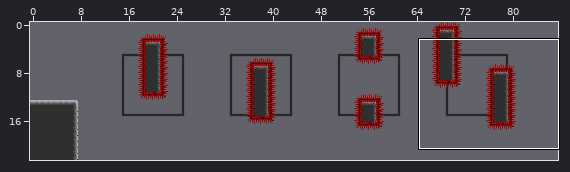
Two versions of a level (Tiled map (JSON), Bin/Levels/Level_24.json). Above: a wide view before the commit, with the close-up outlined.
Close-up. Old version:
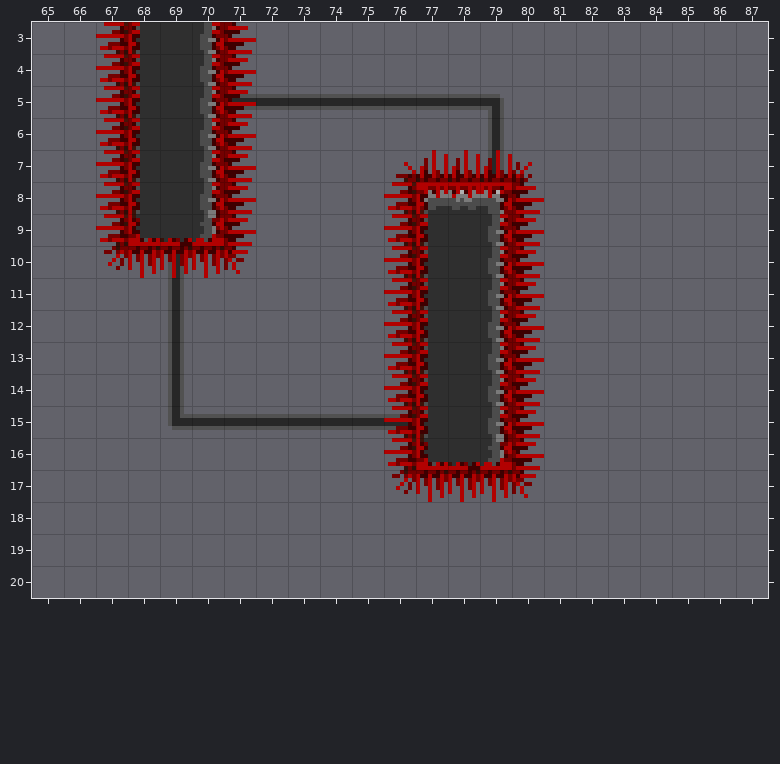
Cells are 8x8 px. Shown: x 65..87, y 3..20.
After the commit:
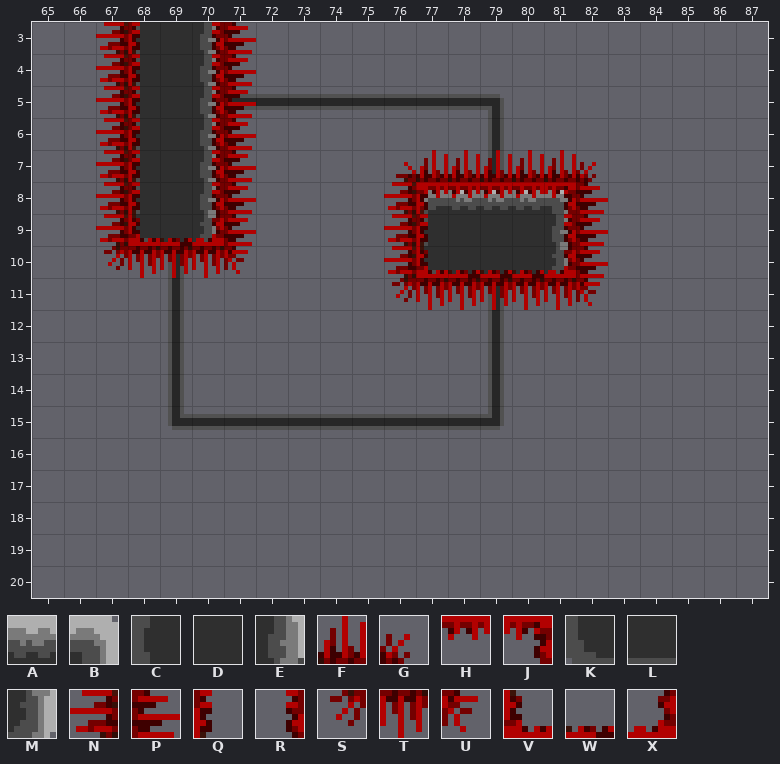
Key: from "passontileset": A 289, B 290, C 320, D 321, E 322, F 338, G 339, H 341, J 342, K 352, L 353, M 354, N 369, P 371, Q 372, R 374, S 401, T 402, U 403, V 404, W 405, X 406.
_ is an empty cell, . an unchanged one.
Difference:
--- layer "FG1"
@@ x 77..81 @@
- 8 ..B__
- 9 ..E__
-10 CDE__
-11 CDE..
-12 CDE..
-13 CDE..
-14 CDE..
-15 CDE..
-16 KLM..
+ 8 ..AAB
+ 9 ..DDE
+10 KLLLM
+11 ___..
+12 ___..
+13 ___..
+14 ___..
+15 ___..
+16 ___..
--- layer "FG2"
@@ x 76..82 @@
- 7 ....G__
- 8 ...JP__
- 9 ...RP__
-10 .Q_RP__
-11 NQ_RP__
-12 NQ.RP..
-13 NQ.RP..
-14 NQ.RP..
-15 NQ.RP..
-16 NVWXP..
-17 STTTU..
+ 7 ....FFG
+ 8 ...HHJP
+ 9 ...__RP
+10 .VWWWXP
+11 STTTTTU
+12 __.__..
+13 __.__..
+14 __.__..
+15 __.__..
+16 _____..
+17 _____..
